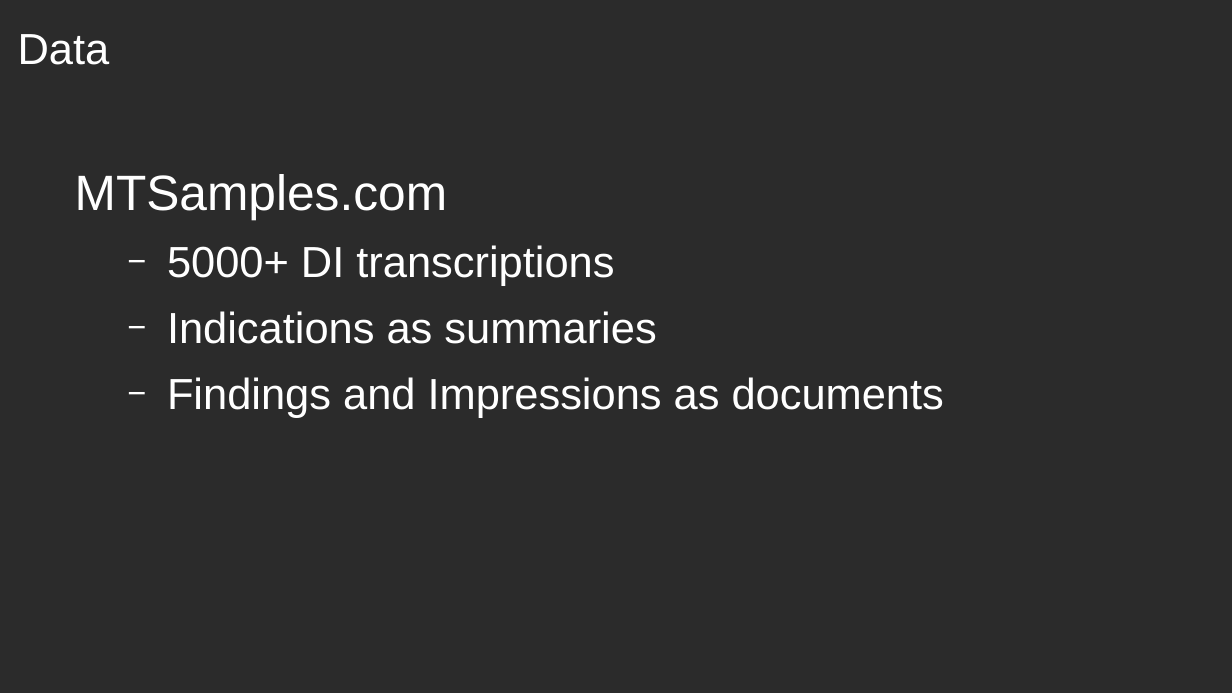
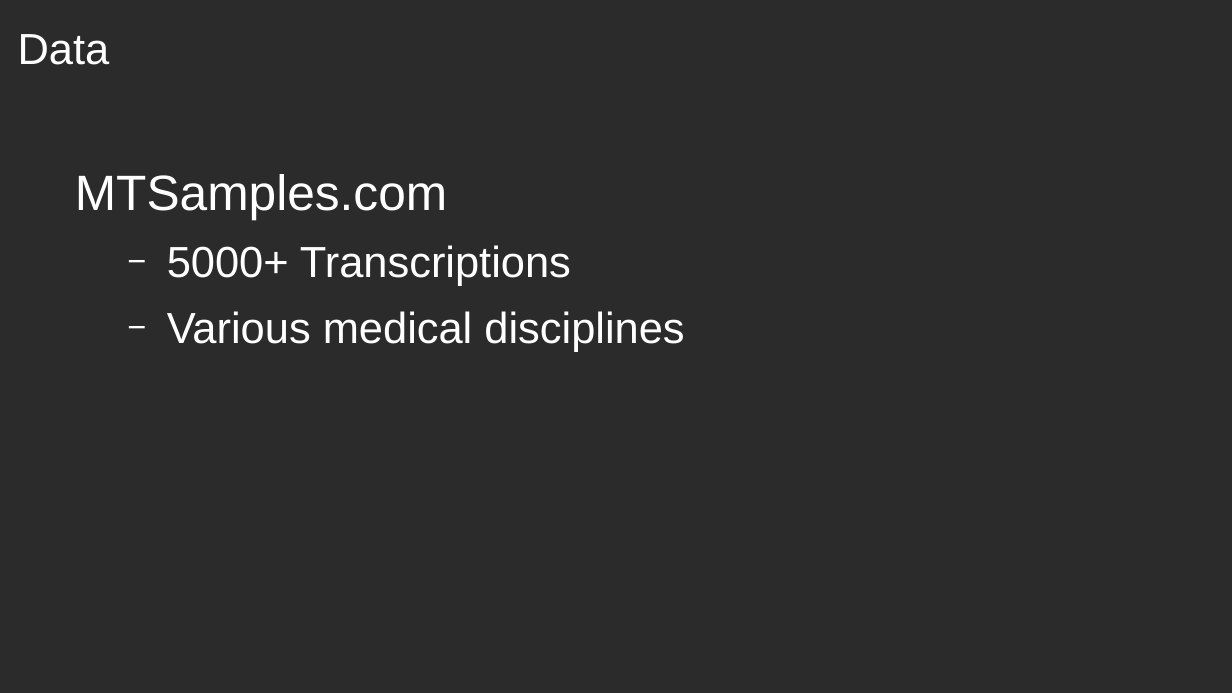
Before and after one commit to thimmis/capstone_three, a slide deck: slide 3 of files/final_project_presentation.ppt. Drawn at 1232x693 pixels with LibreOffice and Linux fonts; fonts in the diff are those of the drawing; background and template pictures are left out; a plain dark background stands for a picture behind light text. Boxes give left, top, right and bottom in pixels: in the first picture for what was removed or moved away, otherwise in the second. Text is boxed around its words. In the diff, an @@ line names an element or a change of style, - is before the commit and + after.

Commit message:
updated presentation slides

```diff
--- a/files/final_project_presentation.ppt
+++ b/files/final_project_presentation.ppt
@@ text at (167,245,684,352): text changed @@
-  − 5000+ DI transcriptions
-  − Indications as summaries
-  − Findings and Impressions as documents
+  − 5000+ Transcriptions
+  − Various medical disciplines
```
Also in this commit, not shown: 2 other slides changed, 2 slides added.
